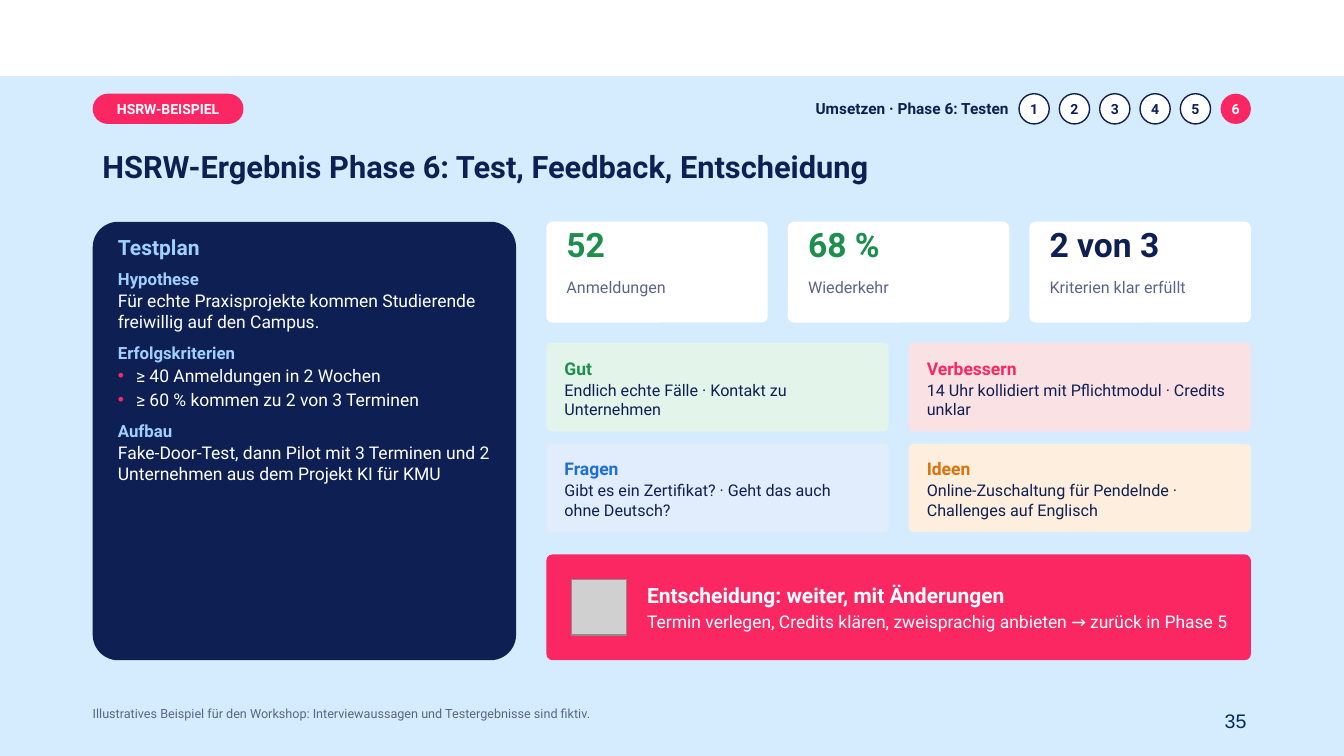
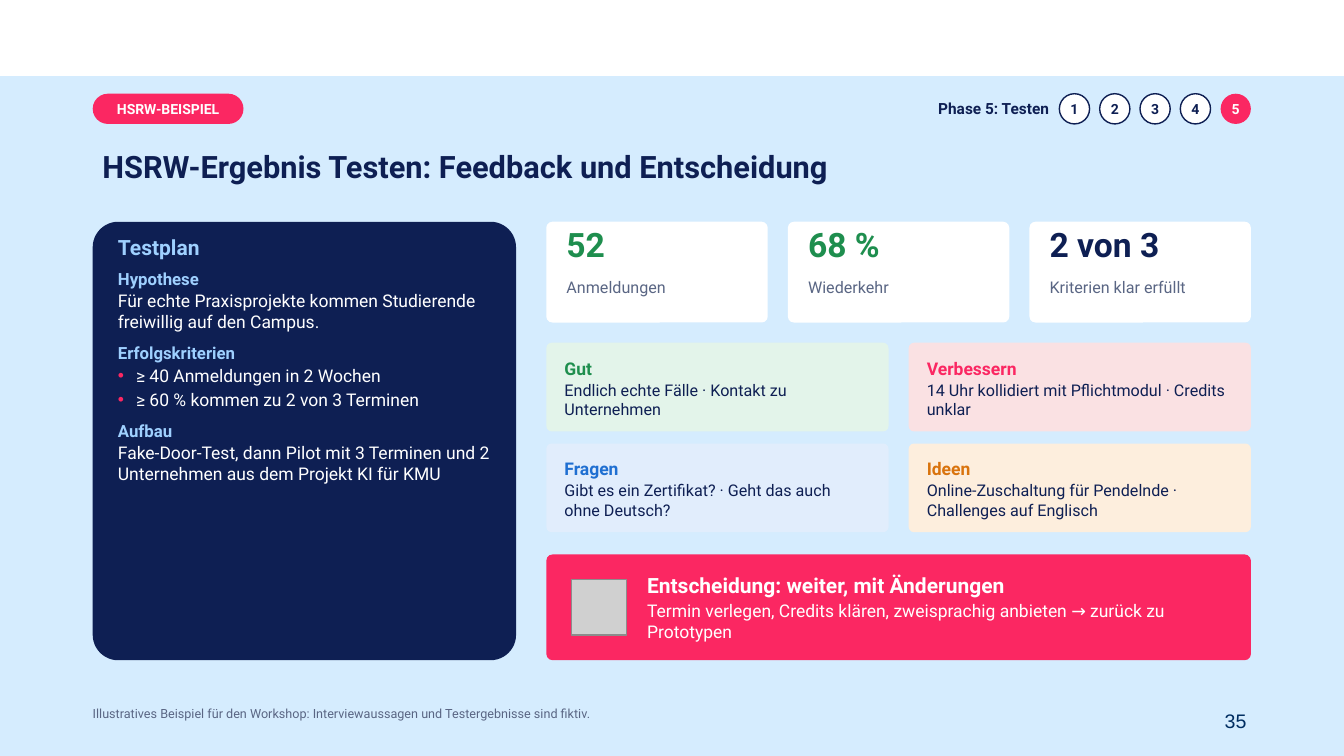
Before and after one commit to nina-nue/NKN, a slide deck: slide 35 of workshop-ki-fuer-kmu/KI-INNOVATION_Teil3_2026-11-20.pptx. Drawn at 1344x756 pixels with LibreOffice and Linux fonts; fonts in the diff are those of the drawing; grey boxes stand for pictures; background and template pictures are left out. Boxes give left, top, right and bottom in pixels: in the first picture for what was removed or moved away, otherwise in the second. Text is boxed around its words. In the diff, an @@ line names an element or a change of style, - is before the commit and + after.

```diff
--- a/workshop-ki-fuer-kmu/KI-INNOVATION_Teil3_2026-11-20.pptx
+++ b/workshop-ki-fuer-kmu/KI-INNOVATION_Teil3_2026-11-20.pptx
@@ text at (938,102,1049,114): text changed @@
-Umsetzen · Phase 6: Testen
+Phase 5: Testen
@@ 5 ellipses: place and size @@
-5 ellipses at (1019,94,1211,124)
+5 ellipses at (1060,94,1251,124)
@@ ellipse "5" at (1221,94,1251,124): text colour #0E1F53 to #FFFFFF; fill #FFFFFF to #FB2762; outline #0E1F53 1 pt to none @@
@@ text at (102,155,827,185): text changed @@
-HSRW-Ergebnis Phase 6: Test, Feedback, Entscheidung
+HSRW-Ergebnis Testen: Feedback und Entscheidung
@@ text at (647,604,1164,642): text changed @@
-Termin verlegen, Credits klären, zweisprachig anbieten → zurück in Phase 5
+Termin verlegen, Credits klären, zweisprachig anbieten → zurück zu Prototypen
```
Also in this commit, not shown: 23 other slides changed, 3 other files.
